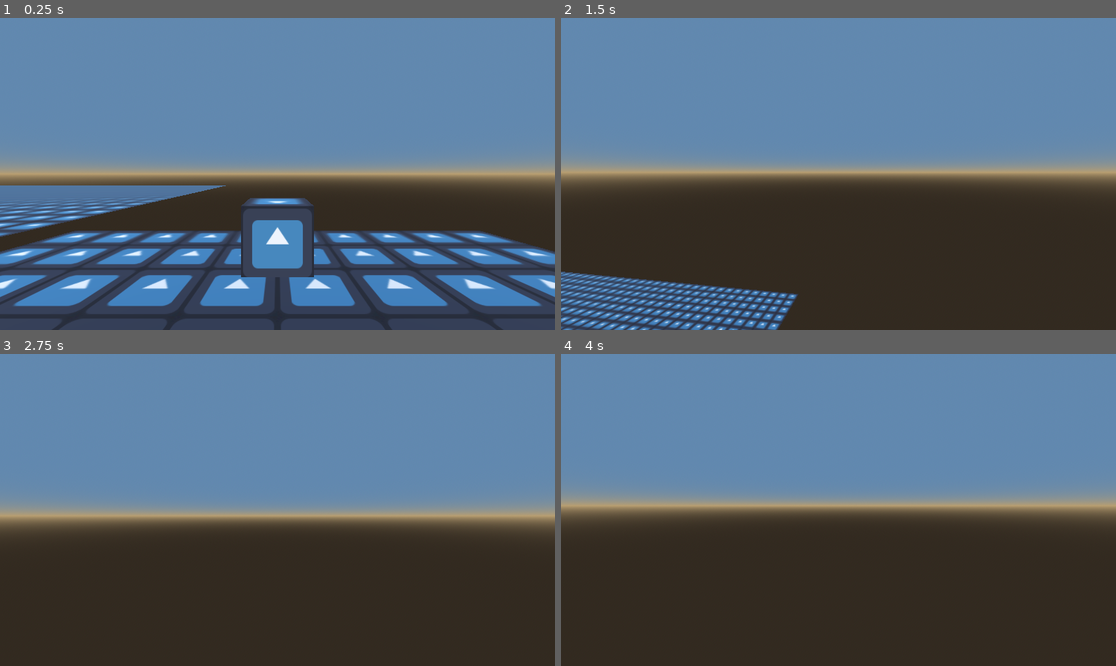
Above: before the commit, frames 1-4 (two rows, left to right).
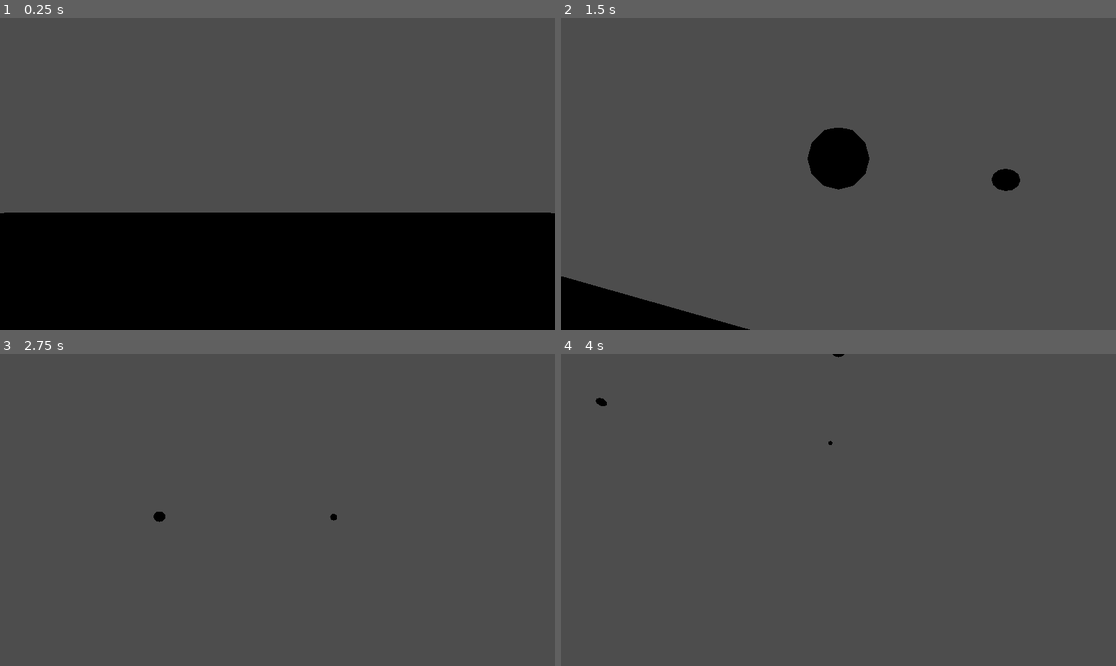
Above: after the commit, the same moments.

Repository: izzyn/brackeysgamejam2025
Game: Godot game, scene res://scenes/Testing/Izzy/izzytesting.tscn
The game is run twice, just before and just after one commit, with the same random seed, the same clock (stepped at 60 frames per second) and the same inputs. Before the commit the project starts from res://dev/blix.tscn. The engine's default icon, where the game draws it, is replaced by a stand-in: a white triangle on a blue panel in a dark square.
Inputs (mouse positions are in pixels of both pictures, inside the frame that each line leads up to):
- Up to frame 1 (0.25 s): no input
- Up to frame 2 (1.5 s): move the mouse to (866, 174) at 0.52 s; hold Shift (move_sprint, bound only before the commit) 0.53-1.28 s; hold W (move_forward) from 0.53 s (still down); tap Space (move_jump, bound only before the commit) at 0.77, 1.07 s; click (866, 174) at 0.8 s; move the mouse to (810, 174) at 1.27 s; click (810, 174) at 1.35 s
- Up to frame 3 (2.75 s): keep holding W (move_forward); tap Space (move_jump, bound only before the commit) at 1.52, 1.55, 1.82, 2.1 s; move the mouse to (288, 503) at 2.02 s; hold Shift (move_sprint, bound only before the commit) from 2.03 s (still down)
- Up to frame 4 (4 s): keep holding W (move_forward); move the mouse to (832, 516) at 2.77 s; release Shift (move_sprint, bound only before the commit) at 2.78 s; tap Shift (move_sprint, bound only before the commit) at 2.85 s; tap Space (move_jump, bound only before the commit) at 3.02, 3.32, 3.77, 3.8 s; click (832, 516) at 3.05 s; move the mouse to (877, 513) at 3.52 s; press the mouse at (877, 513) at 3.53 s

The runs differ from the first frame. In frame 1, 99% of the frame differs, in the area x 0-100%, y 0-100%; in frame 2, 99%; in frame 3, 99%; in frame 4, 99%.

Commit message:
Basic testing placeholders

Diff:
--- a/project.godot
+++ b/project.godot
@@ -11,18 +11,23 @@
 [application]
 
 config/name="BrackeysGameJam2025"
-run/main_scene="uid://fodvyetjhglp"
+run/main_scene="uid://y0pydi0pxs1e"
 config/features=PackedStringArray("4.4", "Forward Plus")
 config/icon="res://icon.svg"
 
 [input]
 
+jump={
+"deadzone": 0.2,
+"events": [Object(InputEventKey,"resource_local_to_scene":false,"resource_name":"","device":-1,"window_id":0,"alt_pressed":false,"shift_pressed":false,"ctrl_pressed":false,"meta_pressed":false,"pressed":false,"keycode":0,"physical_keycode":32,"key_label":0,"unicode":32,"location":0,"echo":false,"script":null)
+]
+}
 move_forward={
 "deadzone": 0.2,
 "events": [Object(InputEventKey,"resource_local_to_scene":false,"resource_name":"","device":-1,"window_id":0,"alt_press …(192 unchanged characters)…
 ]
 }
-move_backwards={
+move_back={
 "deadzone": 0.2,
 "events": [Object(InputEventKey,"resource_local_to_scene":false,"resource_name":"","device":-1,"window_id":0,"alt_press …(192 unchanged characters)…
 ]
@@ -37,13 +42,8 @@
 "events": [Object(InputEventKey,"resource_local_to_scene":false,"resource_name":"","device":-1,"window_id":0,"alt_press …(192 unchanged characters)…
 ]
 }
-move_jump={
+primary_action={
 "deadzone": 0.2,
-"events": [Object(InputEventKey,"resource_local_to_scene":false,"resource_name":"","device":-1,"window_id":0,"alt_pressed":false,"shift_pressed":false,"ctrl_pressed":false,"meta_pressed":false,"pressed":false,"keycode":0,"physical_keycode":32,"key_label":0,"unicode":32,"location":0,"echo":false,"script":null)
+"events": [Object(InputEventMouseButton,"resource_local_to_scene":false,"resource_name":"","device":-1,"window_id":0,"alt_pressed":false,"shift_pressed":false,"ctrl_pressed":false,"meta_pressed":false,"button_mask":1,"position":Vector2(222.301, 17.5117),"global_position":Vector2(231.301, 65.5117),"factor":1.0,"button_index":1,"canceled":false,"pressed":true,"double_click":false,"script":null)
 ]
 }
-move_sprint={
-"deadzone": 0.2,
-"events": [Object(InputEventKey,"resource_local_to_scene":false,"resource_name":"","device":-1,"window_id":0,"alt_pressed":false,"shift_pressed":false,"ctrl_pressed":false,"meta_pressed":false,"pressed":false,"keycode":0,"physical_keycode":4194325,"key_label":0,"unicode":0,"location":0,"echo":false,"script":null)
-]
-}
--- /dev/null
+++ b/scenes/Testing/Izzy/Projectiles/Basic_Bullet.tscn
@@ -0,0 +1,15 @@
+[gd_scene load_steps=3 format=3 uid="uid://dapebqetkwbmq"]
+
+[ext_resource type="Script" uid="uid://erf11oxt853g" path="res://scenes/Testing/Izzy/Projectiles/basic_bullet.gd" id="1_0c3qi"]
+
+[sub_resource type="SphereShape3D" id="SphereShape3D_0c3qi"]
+radius = 0.4
+
+[node name="BasicBullet" type="CharacterBody3D"]
+collision_layer = 2
+script = ExtResource("1_0c3qi")
+
+[node name="CSGSphere3D" type="CSGSphere3D" parent="."]
+
+[node name="CollisionShape3D" type="CollisionShape3D" parent="."]
+shape = SubResource("SphereShape3D_0c3qi")
--- /dev/null
+++ b/scenes/Testing/Izzy/Projectiles/basic_bullet.gd
@@ -0,0 +1,20 @@
+extends CharacterBody3D
+
+@export
+var duration : float = 5
+
+@export
+var speed : float = 20
+
+
+func _physics_process(delta: float) -> void:
+	duration -= delta
+
+	if duration < 0:
+		queue_free()
+
+	var col = move_and_collide(-delta * speed * transform.basis.z)
+
+	if col:
+		print(col.get_collider())
+		queue_free()
--- /dev/null
+++ b/scenes/Testing/Izzy/Weapons/Weapon.tscn
@@ -0,0 +1,6 @@
+[gd_scene load_steps=2 format=3 uid="uid://de35n31w337wn"]
+
+[ext_resource type="Script" uid="uid://de17tstckpi6q" path="res://scenes/Testing/Izzy/Weapons/weapon_scene.gd" id="1_keavn"]
+
+[node name="Weapon" type="Node3D"]
+script = ExtResource("1_keavn")
--- /dev/null
+++ b/scenes/Testing/Izzy/Weapons/test_gun.gd
@@ -0,0 +1,13 @@
+extends WeaponScene
+
+func _main_use():
+	var bullet = preload("res://scenes/Testing/Izzy/Projectiles/Basic_Bullet.tscn")
+	var bullet_instance = bullet.instantiate()
+
+	get_node("/root").add_child(bullet_instance)
+	bullet_instance.global_position = self.global_position
+	bullet_instance.global_rotation = get_node("../../Camera3D").global_rotation
+	pass
+
+func _secondary_use():
+	pass
--- /dev/null
+++ b/scenes/Testing/Izzy/Weapons/weapon.gd
@@ -0,0 +1,8 @@
+extends Node
+class_name Weapon
+
+@export
+var weapon_scene_path : String
+
+@export
+var instanced_scene : WeaponScene
--- /dev/null
+++ b/scenes/Testing/Izzy/Weapons/weapon_scene.gd
@@ -0,0 +1,8 @@
+extends Node3D
+class_name WeaponScene
+
+func _main_use():
+	pass
+
+func _secondary_use():
+	pass
--- /dev/null
+++ b/scenes/Testing/Izzy/character_body_3d.gd
@@ -0,0 +1,67 @@
+extends CharacterBody3D
+
+# Constants for movement speed and jump velocity
+const SPEED = 5.0
+const JUMP_VELOCITY = 4.5
+
+# Exported variables for mouse sensitivity
+@export var sens_horizontal = 0.3
+@export var sens_vertical = 0.3
+
+# Minimum and maximum angles for camera pitch (looking up and down)
+@export var min_pitch = -90.0
+@export var max_pitch = 90.0
+
+# Onready variables to cache node references
+@onready var camera_mount = $"Camera3D"
+
+# Get the gravity setting from the project settings
+var gravity = ProjectSettings.get_setting("physics/3d/default_gravity")
+
+# Variables for camera rotation
+var rotation_degrees_y = 0.0
+var pitch = 0.0
+
+func _ready():
+	# Set mouse mode to captured (locked and invisible)
+	Input.mouse_mode = Input.MOUSE_MODE_CAPTURED
+
+func _input(event):
+	# Handle camera movement based on mouse motion only if the mouse is captured
+	if Input.mouse_mode == Input.MOUSE_MODE_CAPTURED:
+		if event is InputEventMouseMotion:
+			# Rotate horizontally
+			rotate_y(deg_to_rad(-event.relative.x * sens_horizontal))
+
+			# Adjust pitch and clamp it
+			pitch -= event.relative.y * sens_vertical
+			pitch = clamp(pitch, min_pitch, max_pitch)
+			camera_mount.rotation_degrees.x = pitch
+
+func _physics_process(delta):
+	# Apply gravity when the character is not on the floor
+	if not is_on_floor():
+		velocity.y -= gravity * delta
+
+	# Handle jumping
+	if Input.is_action_just_pressed("jump") and is_on_floor():
+		velocity.y = JUMP_VELOCITY
+
+	# Toggle mouse mode between visible and captured when the cancel action (usually ESC) is pressed
+	if Input.is_action_just_pressed("ui_cancel"):
+		if Input.mouse_mode == Input.MOUSE_MODE_VISIBLE:
+			Input.mouse_mode = Input.MOUSE_MODE_CAPTURED
+		else:
+			Input.mouse_mode = Input.MOUSE_MODE_VISIBLE
+
+	# Get the input direction vector based on movement actions (left, right, forward, back)
+	var input_dir = Input.get_vector("move_left", "move_right", "move_forward", "move_back")
+	var strafe_direction = transform.basis.x * input_dir.x
+	var forward_direction = camera_mount.global_transform.basis.z * input_dir.y  # Change direction to match correct forward movement
+
+	# Calculate the velocity based on input
+	velocity.x = (strafe_direction.x + forward_direction.x) * SPEED
+	velocity.z = (strafe_direction.z + forward_direction.z) * SPEED
+
+	# Apply movement and handle sliding on slopes
+	move_and_slide()
--- /dev/null
+++ b/scenes/Testing/Izzy/izzytesting.tscn
@@ -0,0 +1,56 @@
+[gd_scene load_steps=9 format=3 uid="uid://y0pydi0pxs1e"]
+
+[ext_resource type="Script" uid="uid://cvlnsrne0ck0g" path="res://scenes/Testing/Izzy/weapon_handler.gd" id="1_g0rpt"]
+[ext_resource type="Script" uid="uid://b6j6dfn67yyfk" path="res://scenes/Testing/Izzy/character_body_3d.gd" id="1_s5k8y"]
+[ext_resource type="PackedScene" uid="uid://ij5rohqtpkhg" path="res://test_gun.tscn" id="3_w0i18"]
+
+[sub_resource type="CapsuleShape3D" id="CapsuleShape3D_4ao4u"]
+
+[sub_resource type="CapsuleMesh" id="CapsuleMesh_g0rpt"]
+
+[sub_resource type="BoxShape3D" id="BoxShape3D_g0rpt"]
+size = Vector3(16.9518, 0.903, 12.6718)
+
+[sub_resource type="NavigationMesh" id="NavigationMesh_w0i18"]
+vertices = PackedVector3Array(-7.976, 0.5, -5.836, -7.976, 0.5, 5.914, 8.024, 0.5, 5.914, 8.024, 0.5, -5.836)
+polygons = [PackedInt32Array(3, 2, 0), PackedInt32Array(0, 2, 1)]
+
+[sub_resource type="PlaneMesh" id="PlaneMesh_w0i18"]
+size = Vector2(16.952, 12.672)
+
+[node name="Izzytesting" type="Node3D"]
+
+[node name="CharacterBody3D" type="CharacterBody3D" parent="."]
+transform = Transform3D(1, 0, 0, 0, 1, 0, 0, 0, 1, 0.000560969, 1.98309, 0.00454998)
+script = ExtResource("1_s5k8y")
+
+[node name="CollisionShape3D" type="CollisionShape3D" parent="CharacterBody3D"]
+shape = SubResource("CapsuleShape3D_4ao4u")
+
+[node name="CSGMesh3D" type="CSGMesh3D" parent="CharacterBody3D"]
+transform = Transform3D(1, 0, 0, 0, 1, 0, 0, 0, 1, -0.00106335, -0.0103626, 0.0158644)
+mesh = SubResource("CapsuleMesh_g0rpt")
+
+[node name="WeaponHandler" type="Node" parent="CharacterBody3D"]
+script = ExtResource("1_g0rpt")
+
+[node name="Weapons" type="Node3D" parent="CharacterBody3D"]
+transform = Transform3D(1, 0, 0, 0, 1, 0, 0, 0, 1, 0, 0, -1.27785)
+
+[node name="TestGun" parent="CharacterBody3D/Weapons" instance=ExtResource("3_w0i18")]
+
+[node name="Camera3D" type="Camera3D" parent="CharacterBody3D"]
+
+[node name="StaticBody3D" type="StaticBody3D" parent="."]
+
+[node name="CollisionShape3D" type="CollisionShape3D" parent="StaticBody3D"]
+shape = SubResource("BoxShape3D_g0rpt")
+
+[node name="CSGBox3D" type="CSGBox3D" parent="StaticBody3D"]
+size = Vector3(16.9518, 0.903, 12.6718)
+
+[node name="NavigationRegion3D" type="NavigationRegion3D" parent="StaticBody3D"]
+navigation_mesh = SubResource("NavigationMesh_w0i18")
+
+[node name="MeshInstance3D" type="MeshInstance3D" parent="StaticBody3D/NavigationRegion3D"]
+mesh = SubResource("PlaneMesh_w0i18")
--- /dev/null
+++ b/scenes/Testing/Izzy/weapon_handler.gd
@@ -0,0 +1,9 @@
+extends Node
+
+var selected : int
+var weapons : Array[Weapon]
+
+func _input(event: InputEvent) -> void:
+	if event.is_action_pressed("primary_action"):
+		get_node("../Weapons/TestGun")._main_use()
+	pass
--- /dev/null
+++ b/test_gun.tscn
@@ -0,0 +1,6 @@
+[gd_scene load_steps=2 format=3 uid="uid://ij5rohqtpkhg"]
+
+[ext_resource type="Script" uid="uid://cqgpmgei1df35" path="res://scenes/Testing/Izzy/Weapons/test_gun.gd" id="1_yf1we"]
+
+[node name="TestGun" type="Node3D"]
+script = ExtResource("1_yf1we")
Not shown, added: scenes/Testing/Izzy/Projectiles/basic_bullet.gd.uid
Not shown, added: scenes/Testing/Izzy/Weapons/test_gun.gd.uid
Not shown, added: scenes/Testing/Izzy/Weapons/weapon.gd.uid
Not shown, added: scenes/Testing/Izzy/Weapons/weapon_scene.gd.uid
Not shown, added: scenes/Testing/Izzy/character_body_3d.gd.uid
Not shown, added: scenes/Testing/Izzy/weapon_handler.gd.uid
